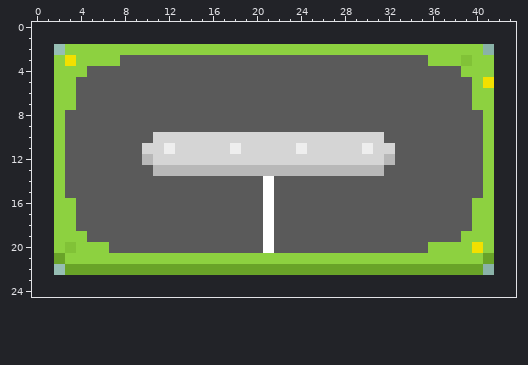
Two states of a pixel-art sprite, public/tracks/oval.png. The picture above was drawn from the file before the commit.
The file is 40x21 pixels. Colours within 5 levels of each other are drawn and written as one. The old version is drawn lined up with the new one, on the new canvas.
Once edited:
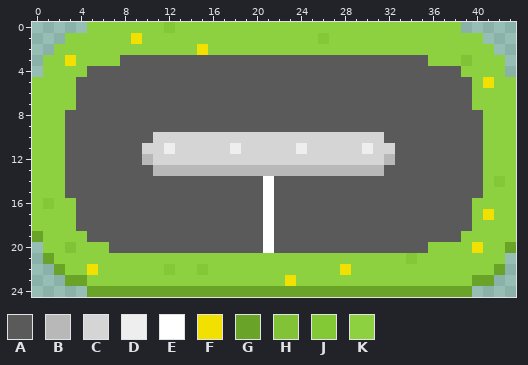
Palette (. is transparent): A #5a5a5a  B #b8b8b8  C #d5d5d5  D #eeeeee  E #ffffff  F #f2e000  G #69a328  H #81c237  J #83c835  K #8dd140
What changed:
canvas 40x21 -> 44x25, the old top-left corner now at 2,2
The author put colour F in row 1 at x 9; in row 23 at x 23.
Colour G becomes colour F in row 22 at x 5 and 28.
Colour K becomes colour F in row 2 at x 15; in row 17 at x 41.
The author put colour G in row 19 at x 0; in row 20 at x 43; in row 21 at x 1; in row 22 at x 2 and 42; in row 23 at x 3 to 4 and 40 to 41; in row 24 at x 5 to 39.
The author put colour J in row 0 at x 12; in row 1 at x 26; in row 14 at x 42; in row 16 at x 1.
Colour G becomes colour J in row 22 at x 12 and 15.
Colour K becomes colour J in row 21 at x 34.
The author put colour K in row 0 at x 5 to 11 and 13 to 38; in row 1 at x 3 to 8, 10 to 25 and 27 to 40; in row 2 at x 2 and 41; in rows 3 to 4 at x 1 and 42; in rows 5 to 13 at x 0 to 1 and 42 to 43; in row 14 at x 0 to 1 and 43.
The author put colour K in row 15 at x 0 to 1 and 42 to 43; in row 16 at x 0 and 42 to 43; in rows 17 to 18 at x 0 to 1 and 42 to 43; in row 19 at x 1 and 42 to 43; in row 20 at x 1 and 42; in row 21 at x 42.
The author put colour K in row 22 at x 41; in row 23 at x 5 to 22 and 24 to 39.
Colour G becomes colour K in row 21 at x 2 and 41; in row 22 at x 3 to 4, 6 to 11, 13 to 14, 16 to 27 and 29 to 40.
Where, in picture pixels (left, top, right, bottom), the same in both pictures:
changed: (32, 22, 516, 297)
